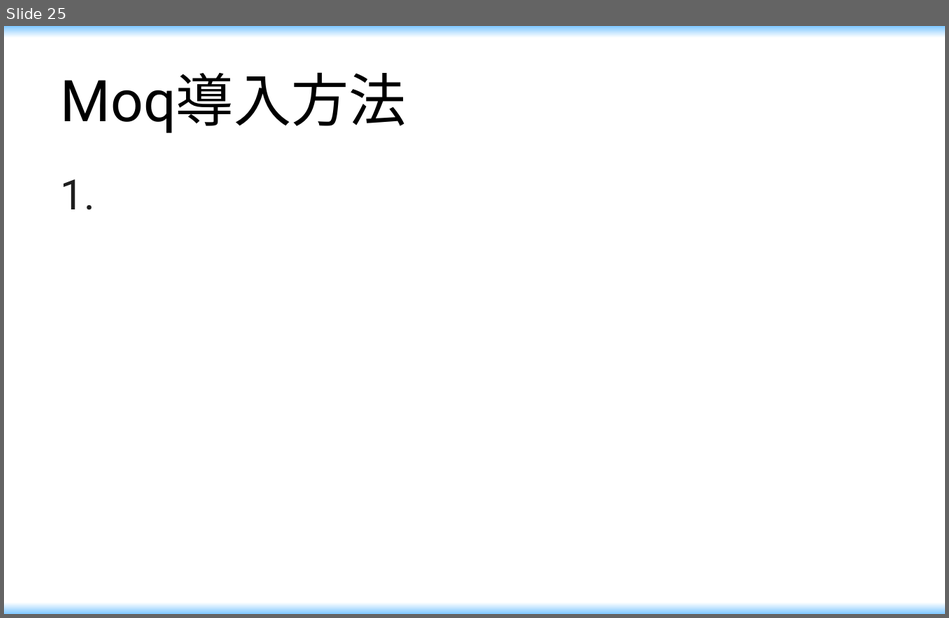
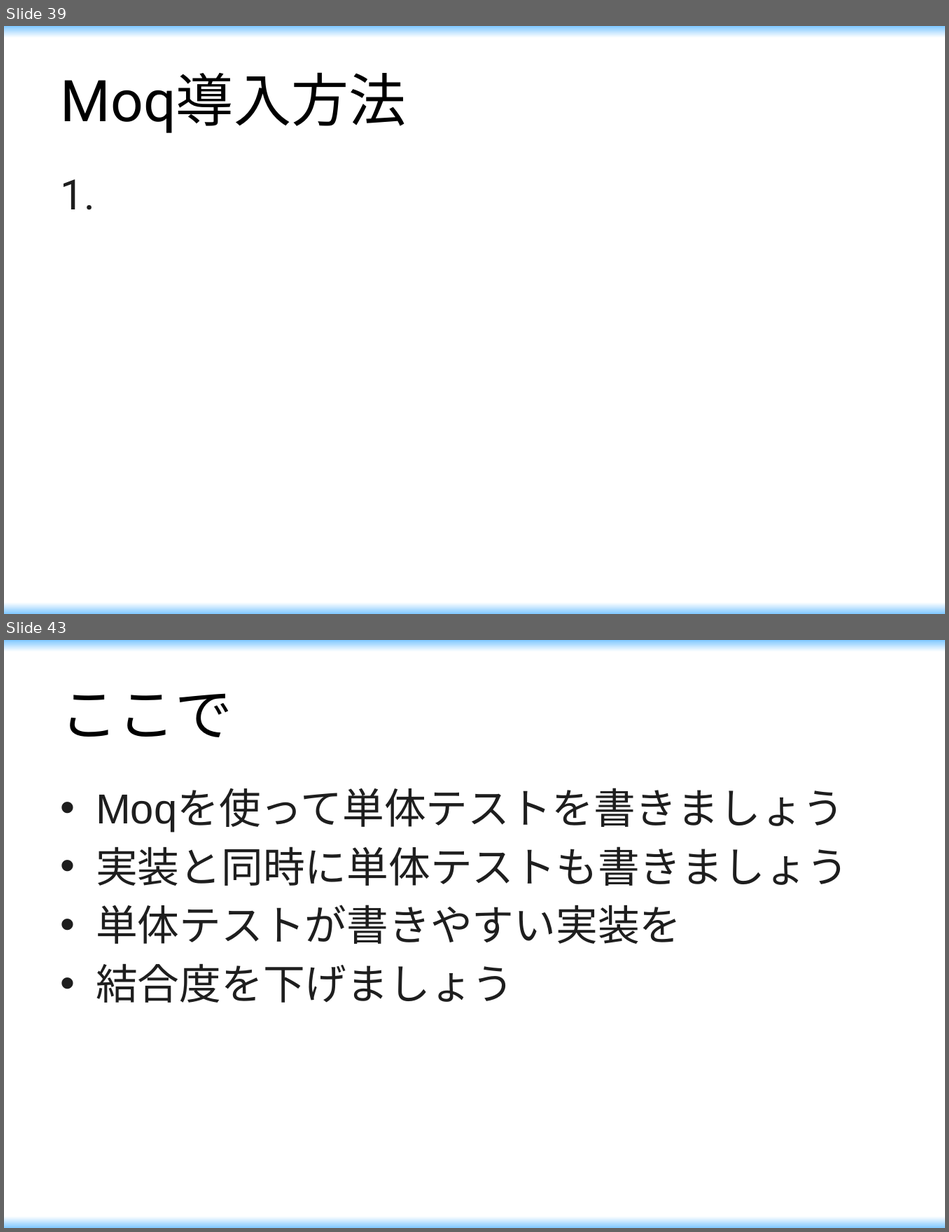
Before and after one commit to maikitakeda/first, a slide deck: document/勉強会.pptx. Shown one above the other, each under a label of ours: slide 25 before the commit, slides 39 and 43 after it; the slides between them are not shown. The pictures are 949x618 and 949x1232 pixels, drawn with LibreOffice and Linux fonts; fonts in the diff are those of the drawing. Boxes give left, top, right and bottom in pixels: in the first picture for what was removed or moved away, otherwise in the second. Text is boxed around its words. In the diff, an @@ line names an element or a change of style, - is before the commit and + after.

```diff
--- a/document/勉強会.pptx
+++ b/document/勉強会.pptx
@@ slide 43 added at [4,640,945,1228], background gradient #80C8FF to #FFFFFF @@
@@ title added at [61,693,233,737], 44 pt, text #000000 @@
+ここで
@@ text added at [96,790,849,1003], 32 pt, text #1E1E1E @@
+• Moqを使って単体テストを書きましょう
+• 実装と同時に単体テストも書きましょう
+• 単体テストが書きやすい実装を
+• 結合度を下げましょう
@@ what was slide 25 is now slide 39 @@
```
Also in this commit, not shown: 3 slides changed, 21 other slides added, 1 slide removed.
